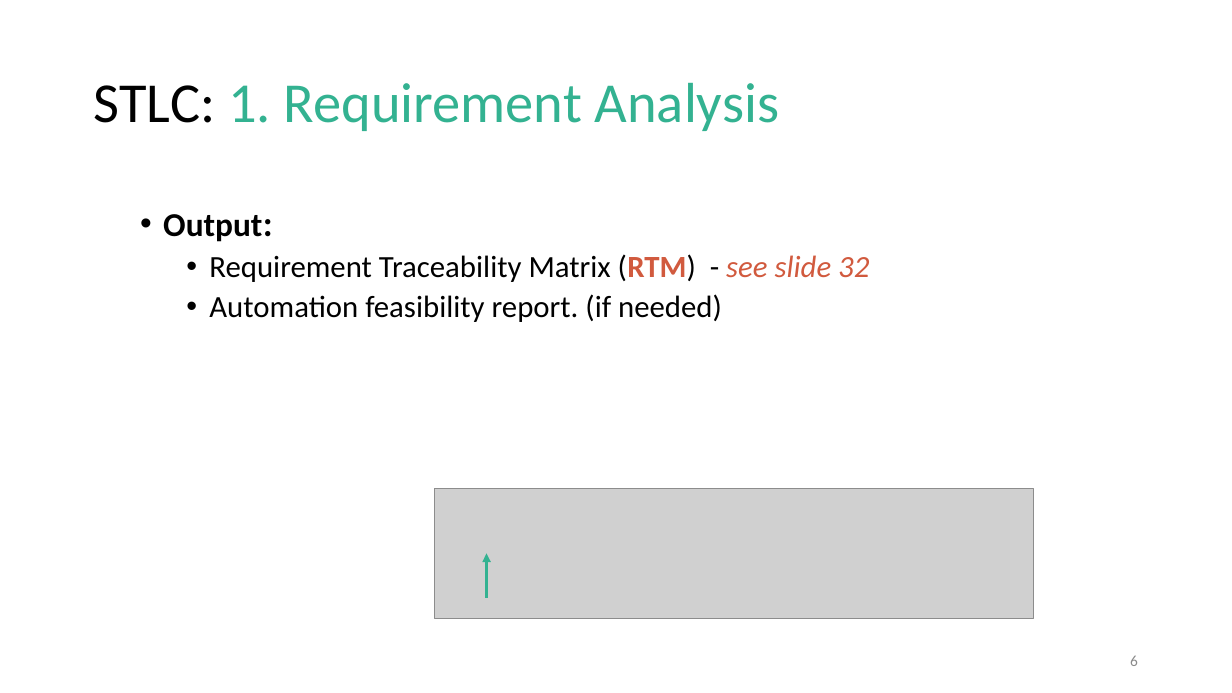
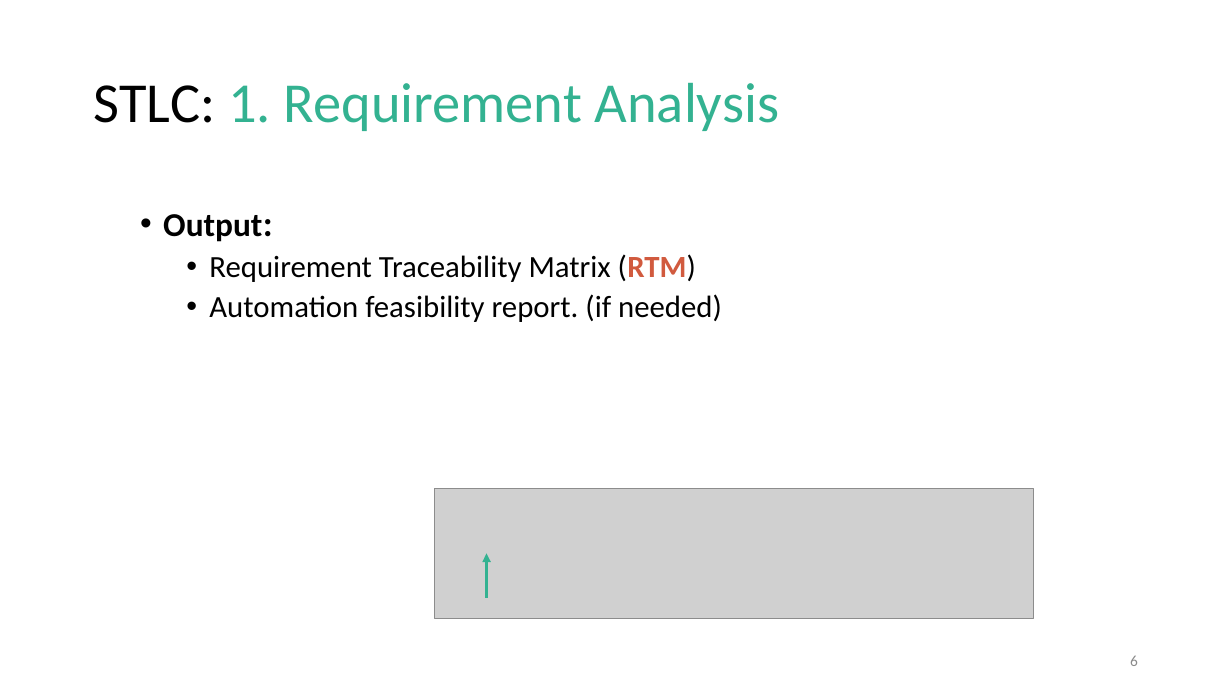
Before and after one commit to malenezi/malenezi, a slide deck: slide 6 of SE401/Lectures/3-Software Testing Life Cycle/Software Testing Life Cycle (STLC).pptx. Drawn at 1232x693 pixels with LibreOffice and Linux fonts; fonts in the diff are those of the drawing; grey boxes stand for pictures. Boxes give left, top, right and bottom in pixels: in the first picture for what was removed or moved away, otherwise in the second. Text is boxed around its words. In the diff, an @@ line names an element or a change of style, - is before the commit and + after.

```diff
--- a/SE401/Lectures/3-Software Testing Life Cycle/Software Testing Life Cycle (STLC).pptx
+++ b/SE401/Lectures/3-Software Testing Life Cycle/Software Testing Life Cycle (STLC).pptx
@@ text at (209,254,696,282): text changed @@
-  • Requirement Traceability Matrix (RTM) - see slide 32
+  • Requirement Traceability Matrix (RTM)
```
Also in this commit, not shown: 1 other slide changed, 2 other files.
